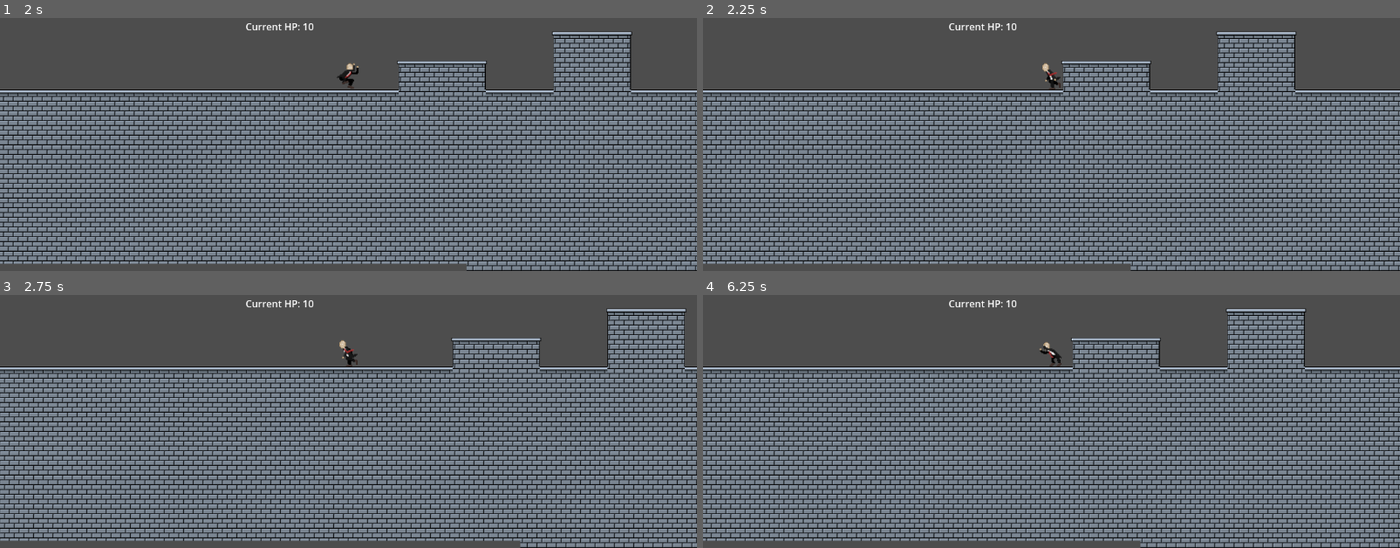
Above: before the commit, frames 1-4 (two rows, left to right).
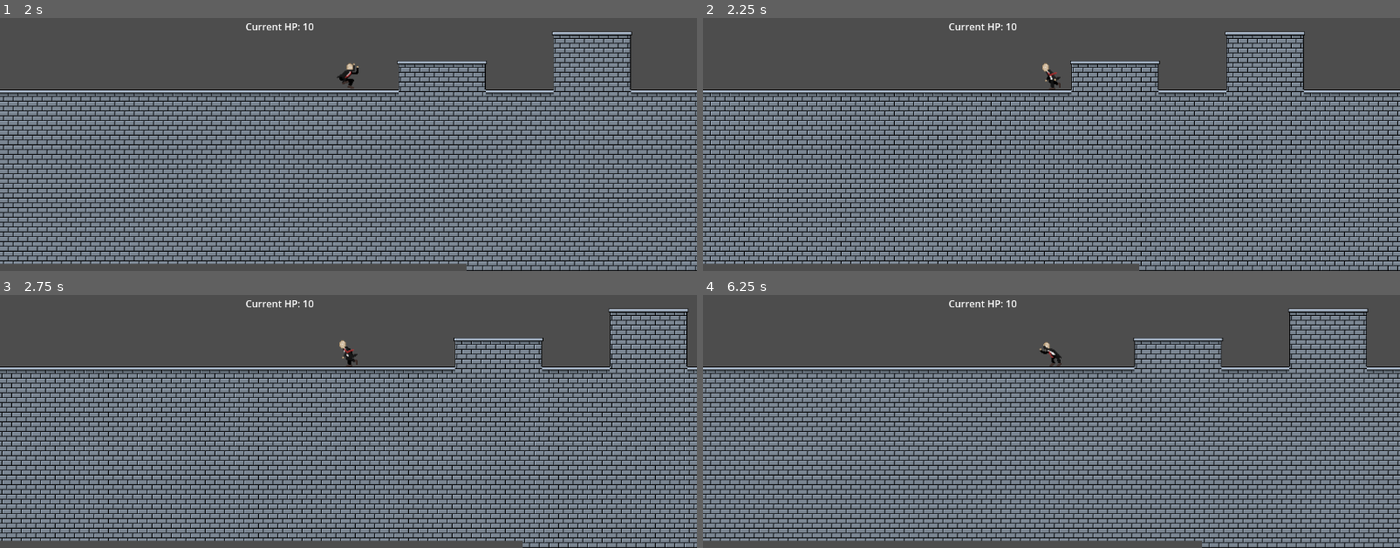
Above: after the commit, the same moments.

Repository: LiamQuinlan-Carleton/COMP1501FINAL
Game: Godot game, scene res://first_level.tscn
Same seed, same stepped clock (60 frames per second), same inputs: the game is played once before the commit and once after it. The engine's default icon, where the game draws it, is replaced by a stand-in: a white triangle on a blue panel in a dark square.
Inputs (mouse positions are in pixels of both pictures, inside the frame that each line leads up to):
- Up to frame 1 (2 s): move the mouse to (501, 55) at 0.52 s; press the mouse at (501, 55) at 0.53 s; hold D (Right) from 0.53 s (still down); tap Space (Jump) at 0.77, 1.52 s; move the mouse to (209, 93) at 1.27 s; release the mouse at (209, 93) at 1.28 s; right-click (209, 93) at 1.35 s
- Up to frame 2 (2.25 s): move the mouse to (outside the picture) at 2.02 s; release D (Right) at 2.03 s; hold A (Left) from 2.03 s (still down); hold Shift (Shift) from 2.03 s (still down)
- Up to frame 3 (2.75 s): keep holding A (Left); keep holding Shift (Shift)
- Up to frame 4 (6.25 s): move the mouse to (1016, 431) at 2.77 s; release A (Left) at 2.78 s; release Shift (Shift) at 2.78 s; hold D (Right) 2.78-4.28 s; tap C (crouch) at 2.85, 5.85 s; tap Space (Jump) at 3.02, 3.77, 4.52, 6.02 s; move the mouse to (1260, 411) at 3.52 s; press the mouse at (1260, 411) at 3.53 s; move the mouse to (outside the picture) at 4.27 s; release the mouse at (outside the picture) at 4.28 s; hold A (Left) 4.28-5.03 s; right-click (outside the picture) at 4.35 s; move the mouse to (1086, 353) at 5.02 s; hold D (Right) 5.03-5.78 s; hold Shift (Shift) 5.03-5.78 s; move the mouse to (outside the picture) at 5.77 s; hold A (Left) from 5.78 s (still down)

Frame 1 is identical in both runs. In frame 2, 17% of the frame differs, in the area x 0-100%, y 5-100%; in frame 3, 20%; in frame 4, 25%.

Commit message:
Fixed moonwalk

Diff:
--- a/player.gd
+++ b/player.gd
@@ -158,7 +158,7 @@
 		if !crouching and is_on_floor():
 			animation.play("Run Right")
 	if (Input.is_action_pressed("Right") or Input.is_action_pressed("Left")) and !on_zipline:
-		if sign(velocity.x) * velocity.x <= speed:
+		if sign(velocity.x) * velocity.x <= speed or sign(velocity.x) != sign(l_dir):
 			velocity.x += acceleration * l_dir * delta
 			if velocity.x > speed:
 				velocity.x = speed
Not shown: 1 places in first_level.tscn that only renumber resources
